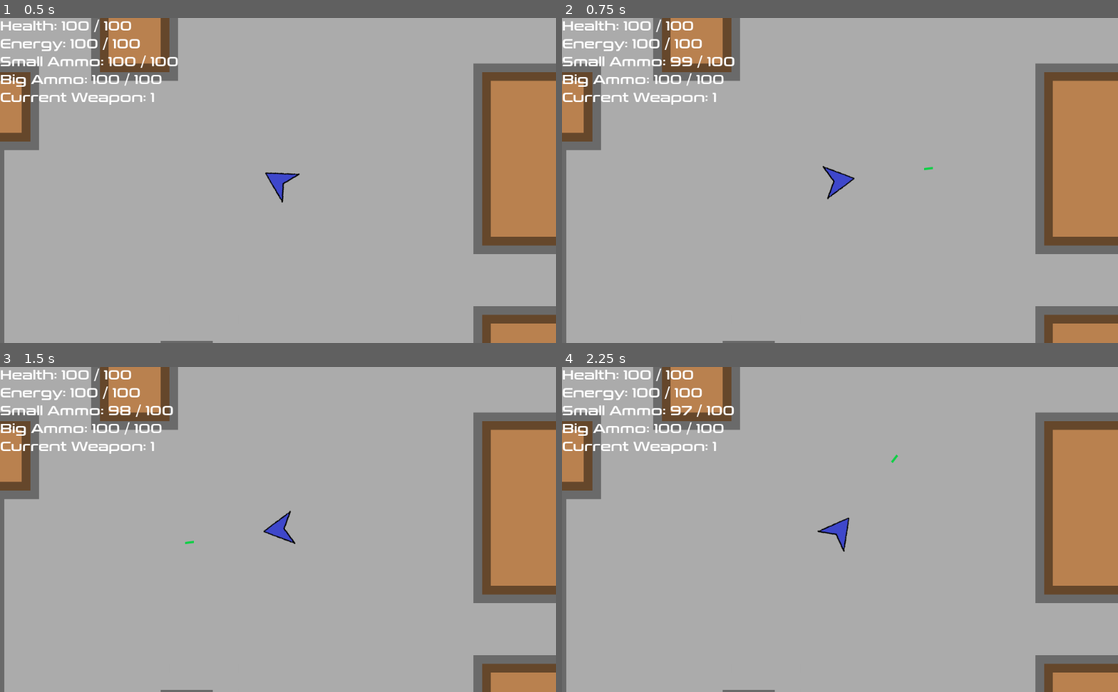
Above: before the commit, frames 1-4 (two rows, left to right).
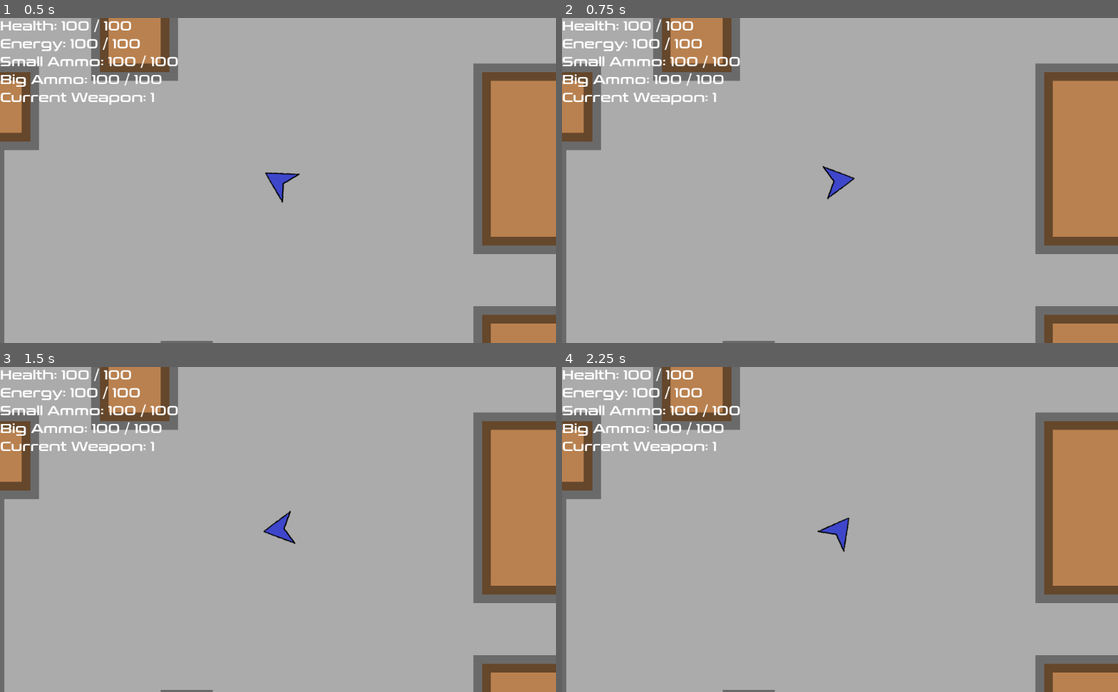
Above: after the commit, the same moments.

Repository: afkpuezo/blinkshooter
Game: Godot game, scene res://scenes/demos/demo.tscn
The game is run twice, just before and just after one commit, with the same random seed, the same clock (stepped at 60 frames per second) and the same inputs.
Inputs (mouse positions are in pixels of both pictures, inside the frame that each line leads up to):
- Up to frame 1 (0.5 s): no input
- Up to frame 2 (0.75 s): tap Enter at 0.5 s; move the mouse to (962, 164) at 0.52 s; click (962, 164) at 0.6 s
- Up to frame 3 (1.5 s): tap Space at 1.25 s; move the mouse to (166, 545) at 1.27 s; click (166, 545) at 1.35 s
- Up to frame 4 (2.25 s): tap Enter at 2 s; move the mouse to (895, 458) at 2.02 s; click (895, 458) at 2.1 s

Frame 1 is identical in both runs. In frame 2, 0.3% of the frame differs, in the area x 19-67%, y 11-47%; in frame 3, 0.3%, in the area x 19-35%, y 11-55%; in frame 4, 0.3%.

Commit message:
actions are Node2Ds now

Diff:
--- a/project.godot
+++ b/project.godot
@@ -9,7 +9,7 @@
 config_version=4
 
 _global_script_classes=[ {
-"base": "Node",
+"base": "Node2D",
 "class": "Action",
 "language": "GDScript",
 "path": "res://scripts/actions/action.gd"
--- a/scenes/actions/blink.tscn
+++ b/scenes/actions/blink.tscn
@@ -6,7 +6,7 @@
 [sub_resource type="CircleShape2D" id=1]
 radius = 24.0
 
-[node name="Blink" type="Node"]
+[node name="Blink" type="Node2D"]
 script = ExtResource( 1 )
 effect_scene = ExtResource( 2 )
 teleport_buffer = SubResource( 1 )
--- a/scenes/demos/demo.tscn
+++ b/scenes/demos/demo.tscn
@@ -27,7 +27,7 @@
 
 [node name="SawBladeAction" parent="Player/ActionBar" index="1" instance=ExtResource( 10 )]
 
-[node name="DemoAction" type="Node" parent="Player/ActionBar" index="2"]
+[node name="DemoAction" type="Node2D" parent="Player/ActionBar" index="2"]
 script = ExtResource( 1 )
 
 [node name="HurtBox" parent="Player" index="7"]
--- a/scripts/actions/action.gd
+++ b/scripts/actions/action.gd
@@ -1,4 +1,4 @@
-extends Node
+extends Node2D
 class_name Action
 ## This is an 'abstract' class that represents a single user (or enemy?) action/ability/spell
 ## It should be attached to an ActionBar node
